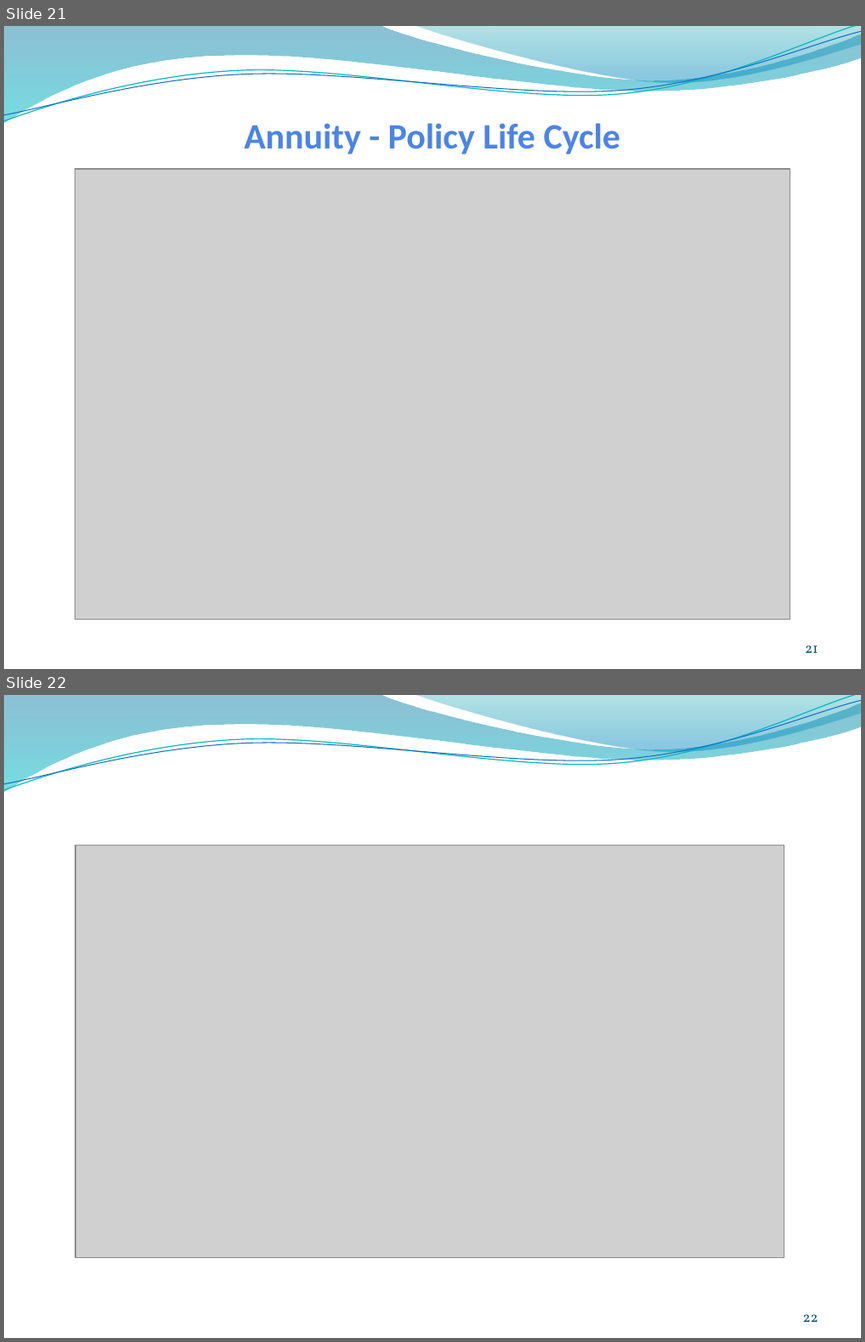
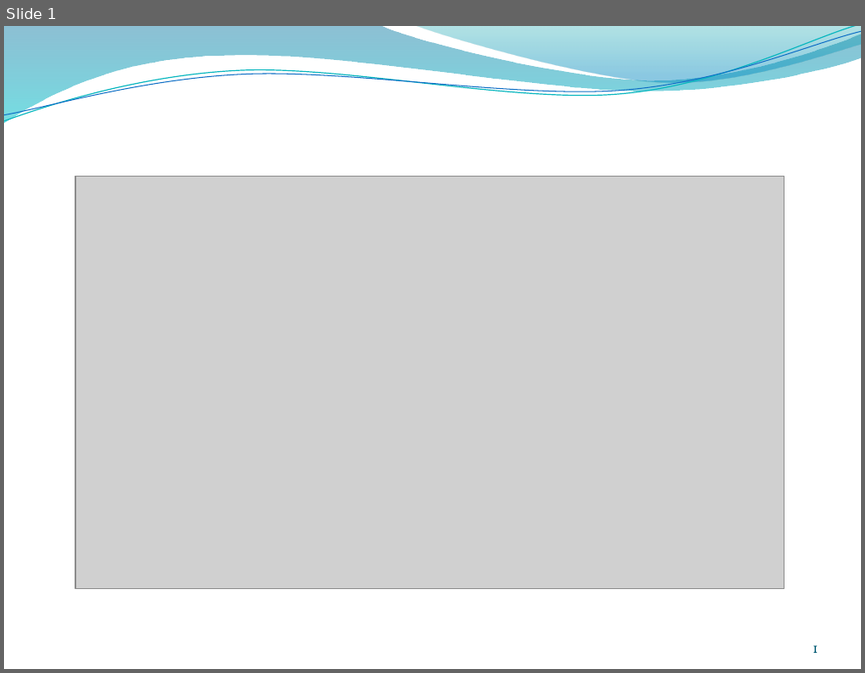
Before and after one commit to chandankrprasad/test, a slide deck: Annuities Sessions/Annuities - Session I.pptx. Shown one above the other, each under a label of ours: slides 21 and 22 before the commit, slide 1 after it. The pictures are 865x1342 and 865x673 pixels, drawn with LibreOffice and Linux fonts; fonts in the diff are those of the drawing; grey boxes stand for pictures; background and template pictures are left out. Boxes give left, top, right and bottom in pixels: in the first picture for what was removed or moved away, otherwise in the second. Text is boxed around its words. In the diff, an @@ line names an element or a change of style, - is before the commit and + after.

```diff
--- a/Annuities Sessions/Annuities - Session I.pptx
+++ b/Annuities Sessions/Annuities - Session I.pptx
@@ slide 21 removed at (4,26,861,669), background picture (left out); not listed: 4 template elements that a slide beside it also shows @@
@@ title removed at (244,123,620,154) @@
-Annuity - Policy Life Cycle
@@ picture removed at (75,169,789,619) @@
@@ page number removed at (805,645,818,652) @@
-21
@@ what was slide 22 is now slide 1 @@
@@ page number at (812,645,818,652): text changed @@
-22
+1
```
Also in this commit, not shown: 20 other slides removed.
